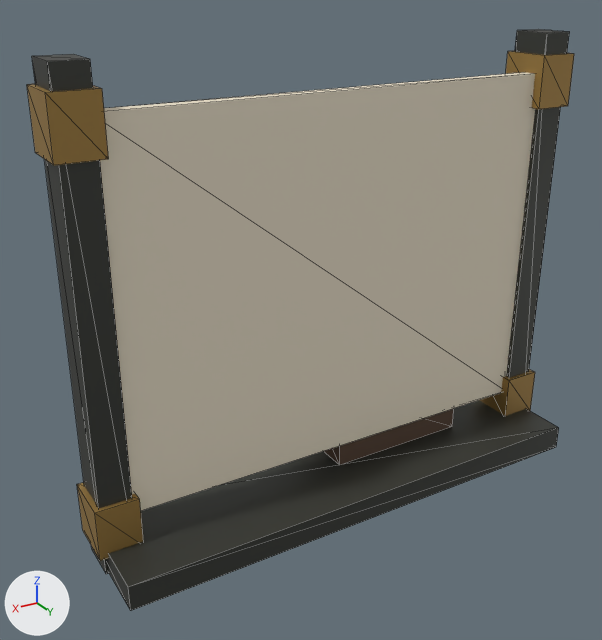
Before and after pictures for a commit that changed the glTF model godot/assets/kit/town/tool_rack.glb.
Before and after are seen from a 50 mm camera at (1.64, 2.47, 2.0) aimed at (0.14, -0.02, 0.75). The lights are fixed; the arrows at lower left show +X, +Y and +Z. The picture after the commit comes second. Mesh edges are drawn as thin lines. Vertices at exactly the same position are counted once.

The older version as bpy lines, for what is in view:
```python
me_tool_rack = bpy.data.meshes.new('tool_rack')
me_tool_rack.from_pydata(...)  # 180 vertices, 272 faces; spans x -1.03..1.03, y -0.3..0.3, z 0.0..1.75
# faces by material slot: [24, 248]
me_tool_rack.materials.append(mat_flat)
me_tool_rack.materials.append(mat_metal)
ob_tool_rack = bpy.data.objects.new('tool_rack', me_tool_rack)
ob_tool_rack.location = (0.0, 0.0, 0.0)
```
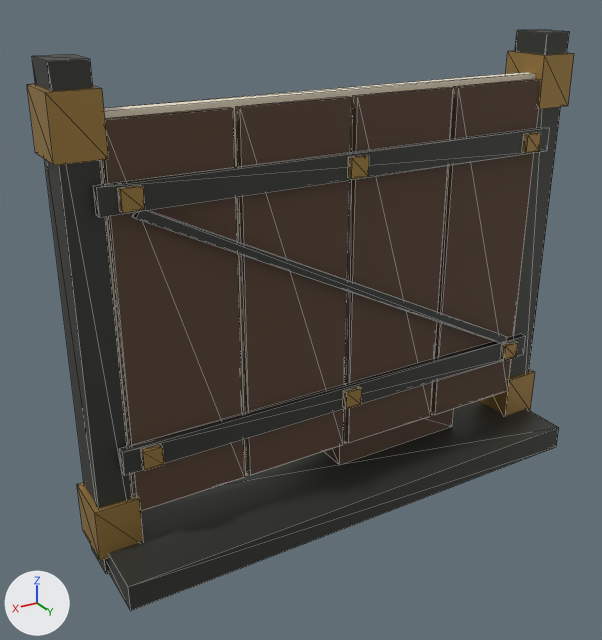
Pixel boxes (x1, y1, x2, y2) of what changed, in the pictures (602 x 640 px):
part 1 of me_tool_rack, added (brown)
    after: (431, 79, 540, 415)
part 2 of me_tool_rack, added (brown)
    after: (345, 87, 453, 443)
part 3 of me_tool_rack, added (brown)
    after: (236, 96, 352, 476)
part 4 of me_tool_rack, added (brown)
    after: (103, 107, 245, 511)
part 5 of me_tool_rack, added
    after: (501, 341, 518, 361)
part 6 of me_tool_rack, added
    after: (343, 387, 362, 409)
part 7 of me_tool_rack, added (brown)
    after: (141, 445, 164, 470)
part 8 of me_tool_rack, added
    after: (523, 133, 541, 153)
part 9 of me_tool_rack, added (brown)
    after: (349, 155, 369, 179)
part 10 of me_tool_rack, added (brown)
    after: (118, 186, 145, 213)
part 11 of me_tool_rack, added
    after: (120, 334, 526, 476)
part 12 of me_tool_rack, added
    after: (93, 127, 550, 218)
part 13 of me_tool_rack, added
    after: (133, 210, 508, 345)

Edits to the bpy script that builds the scene:
```text
Change me_tool_rack:
    used by ob_tool_rack; location = (0.0, 0.0, 0.0)
    remove me_tool_rack.from_pydata(...)  # 180 vertices, 272 faces; spans x -1.03..1.03, y -0.3..0.3, z 0.0..1.75
    add me_tool_rack.from_pydata(...)  # 284 vertices, 428 faces; spans x -1.03..1.03, y -0.3..0.3, z 0.0..1.75
    me_tool_rack part 1: a new loose piece, a box spanning x -0.88..-0.46, y 0.06..0.09, z 0.22..1.58, in mat_flat
    me_tool_rack part 2: a new loose piece, a box spanning x -0.435..-0.015, y 0.06..0.09, z 0.22..1.58, in mat_flat
    me_tool_rack part 3: a new loose piece, a box spanning x 0.01..0.43, y 0.06..0.09, z 0.22..1.58, in mat_flat
    me_tool_rack part 4: a new loose piece, a box spanning x 0.455..0.875, y 0.06..0.09, z 0.22..1.58, in mat_flat
    me_tool_rack part 5: a new loose piece, a box spanning x -0.855..-0.785, y 0.115..0.14, z 0.415..0.485, in mat_metal
    me_tool_rack part 6: a new loose piece, a box spanning x -0.035..0.035, y 0.115..0.14, z 0.415..0.485, in mat_metal
    me_tool_rack part 7: a new loose piece, a box spanning x 0.785..0.855, y 0.115..0.14, z 0.415..0.485, in mat_metal
    me_tool_rack part 8: a new loose piece, a box spanning x -0.855..-0.785, y 0.115..0.14, z 1.315..1.385, in mat_metal
    me_tool_rack part 9: a new loose piece, a box spanning x -0.035..0.035, y 0.115..0.14, z 1.315..1.385, in mat_metal
    me_tool_rack part 10: a new loose piece, a box spanning x 0.785..0.855, y 0.115..0.14, z 1.315..1.385, in mat_metal
    me_tool_rack part 11: a new loose piece, a box spanning x -0.92..0.92, y 0.09..0.12, z 0.405..0.495, in mat_metal
    me_tool_rack part 12: a new loose piece, a box spanning x -0.92..0.92, y 0.09..0.12, z 1.305..1.395, in mat_metal
    me_tool_rack part 13
    8 vertices are added at x -0.81..0.81, y 0.09..0.12, z 0.48..1.32
    12 new faces join them, mat_metal
```
